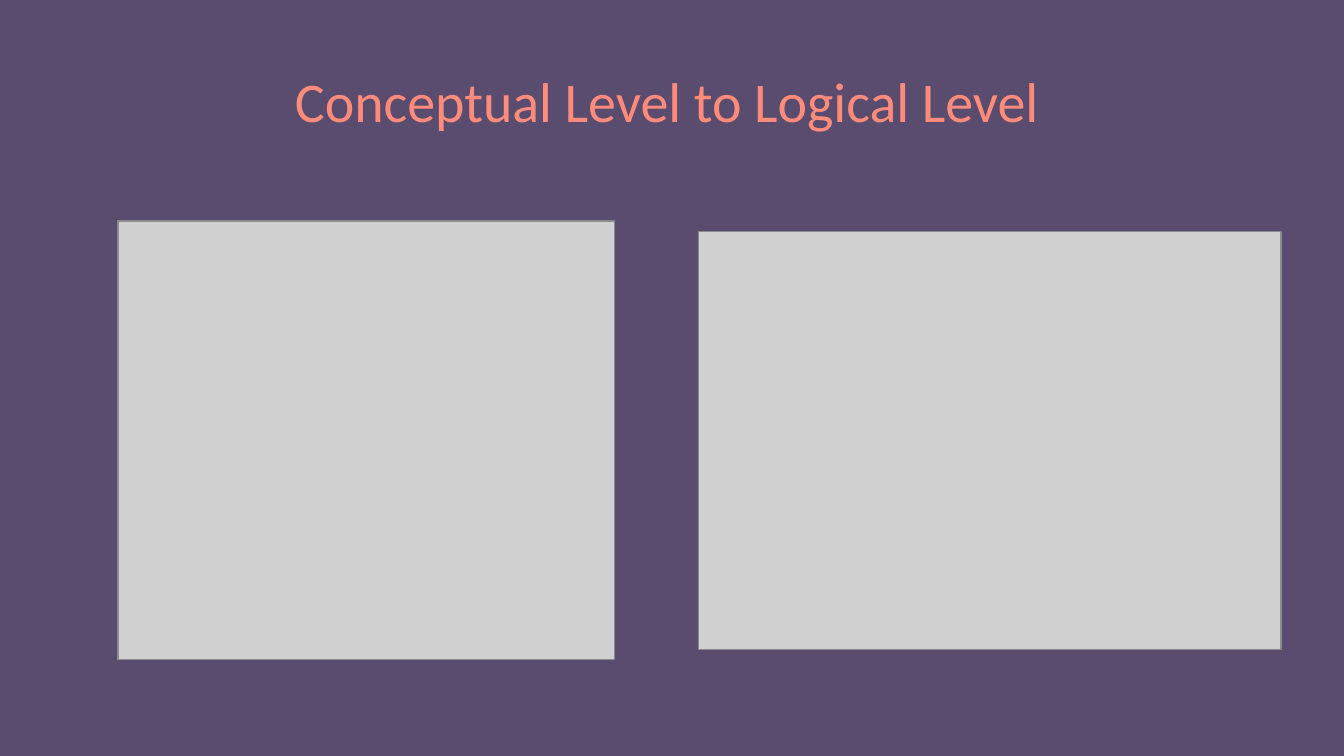
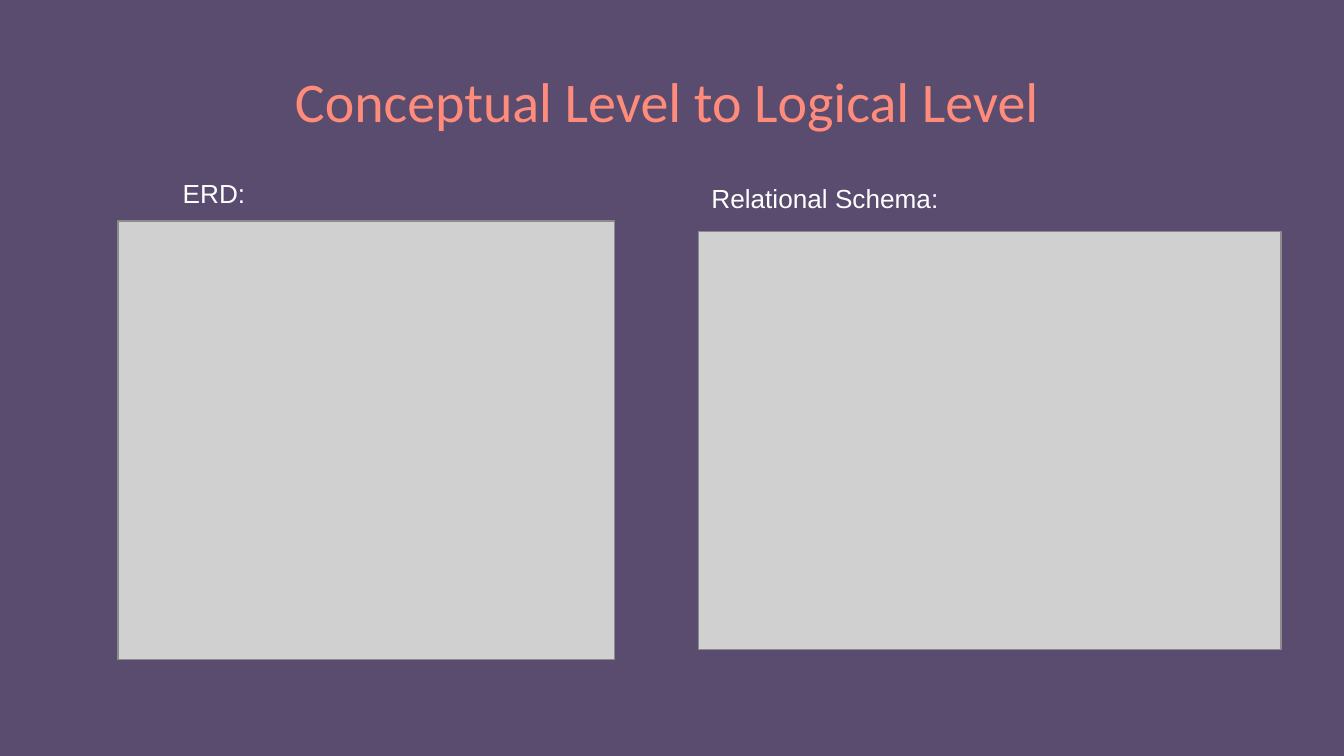
Before and after one commit to 250407-NET-FS/other-trainer-code, a slide deck: slide 17 of Resources-Notes-Ppts/SQL/SQL.pptx. Drawn at 1344x756 pixels with LibreOffice and Linux fonts; fonts in the diff are those of the drawing; grey boxes stand for pictures. Boxes give left, top, right and bottom in pixels: in the first picture for what was removed or moved away, otherwise in the second. Text is boxed around its words. In the diff, an @@ line names an element or a change of style, - is before the commit and + after.

```diff
--- a/Resources-Notes-Ppts/SQL/SQL.pptx
+++ b/Resources-Notes-Ppts/SQL/SQL.pptx
@@ text added at (183,185,245,203), 14 pt, text #FFFFFF @@
+ERD:
@@ text added at (711,189,938,209), 14 pt, text #FFFFFF @@
+Relational Schema:
```
Also in this commit, not shown: 2 slides added, 16 other files.
